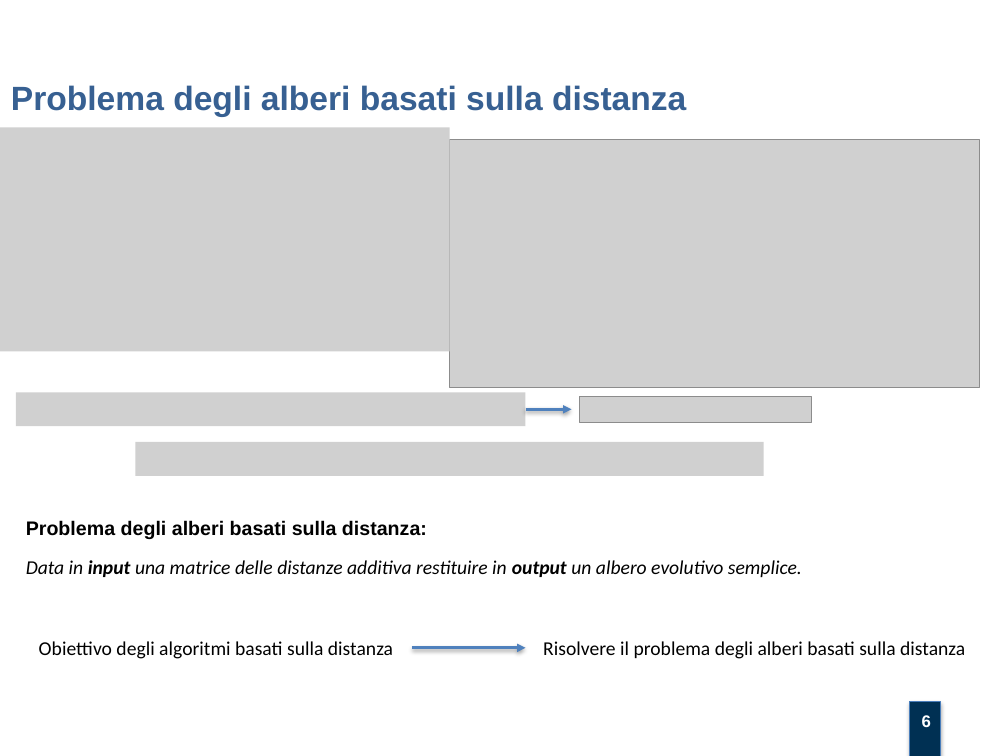
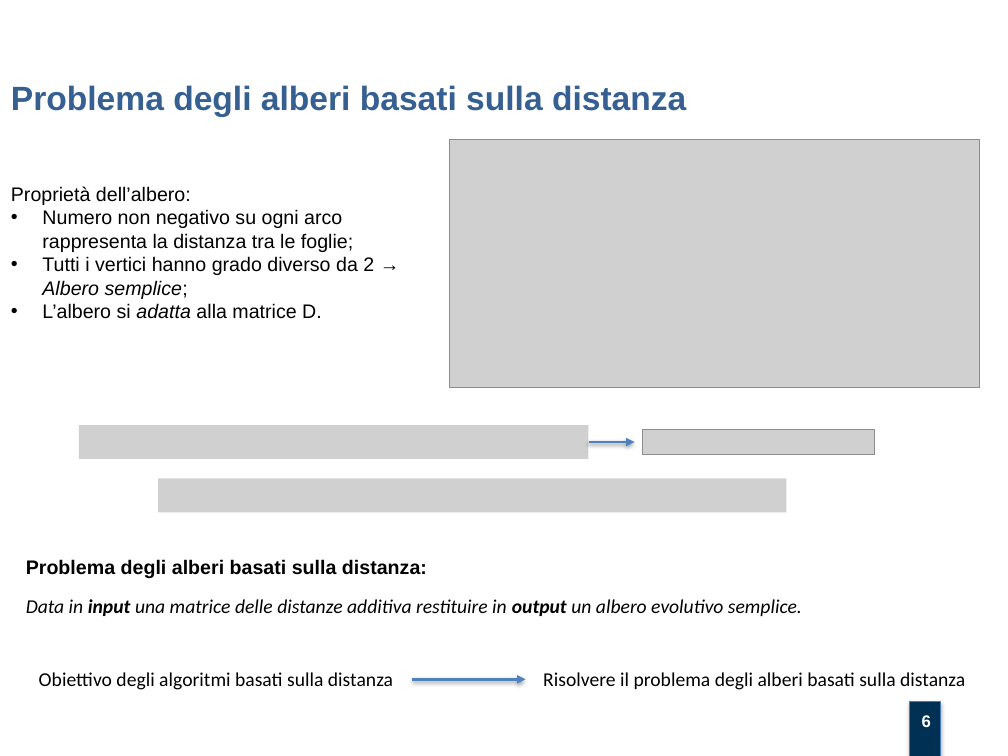
Before and after one commit to mtortoli/Thesis, a slide deck: slide 6 of Discussione Laurea/Slides v.1.0.pptx. Drawn at 1008x756 pixels with LibreOffice and Linux fonts; fonts in the diff are those of the drawing; grey boxes stand for pictures; background and template pictures are left out. Boxes give left, top, right and bottom in pixels: in the first picture for what was removed or moved away, otherwise in the second. Text is boxed around its words. In the diff, an @@ line names an element or a change of style, - is before the commit and + after.

Commit message:
deleted alberoAdditivo alg

```diff
--- a/Discussione Laurea/Slides v.1.0.pptx
+++ b/Discussione Laurea/Slides v.1.0.pptx
@@ picture removed at (0,127,450,351) @@
@@ text added at (11,186,374,319), 14 pt, text #000000 @@
+Proprietà dell’albero:
+• Numero non negativo su ogni arco rappresenta la distanza tra le foglie;
+• Tutti i vertici hanno grado diverso da 2 → Albero semplice;
+• L’albero si adatta alla matrice D.
@@ picture: place and size @@
-picture at (16,392,526,426)
+picture at (79,425,589,460)
@@ picture removed at (135,442,763,476) @@
@@ arrow moved from (525, 409) - (572, 409) to (589, 443) - (634, 443) @@
@@ picture: place and size @@
-picture at (580,397,811,422)
+picture at (642,429,874,455)
@@ picture added at (158,479,786,513) @@
@@ text "Problema degli alberi basati sulla ...": place and size @@
-text "Problema degli alberi basati sulla ..." at (26,520,427,539)
+text "Problema degli alberi basati sulla ..." at (26,559,427,578)
@@ text "Data in input una matrice ...": place and size @@
-text "Data in input una matrice ..." at (26,560,802,577)
+text "Data in input una matrice ..." at (26,599,802,616)
@@ 2 texts, 1 arrow: place and size @@
-2 texts, 1 arrow at (39,641,965,659)
+2 texts, 1 arrow at (39,672,965,690)
```
Also in this commit, not shown: 7 other slides changed, 2 slides removed, 1 other file.
